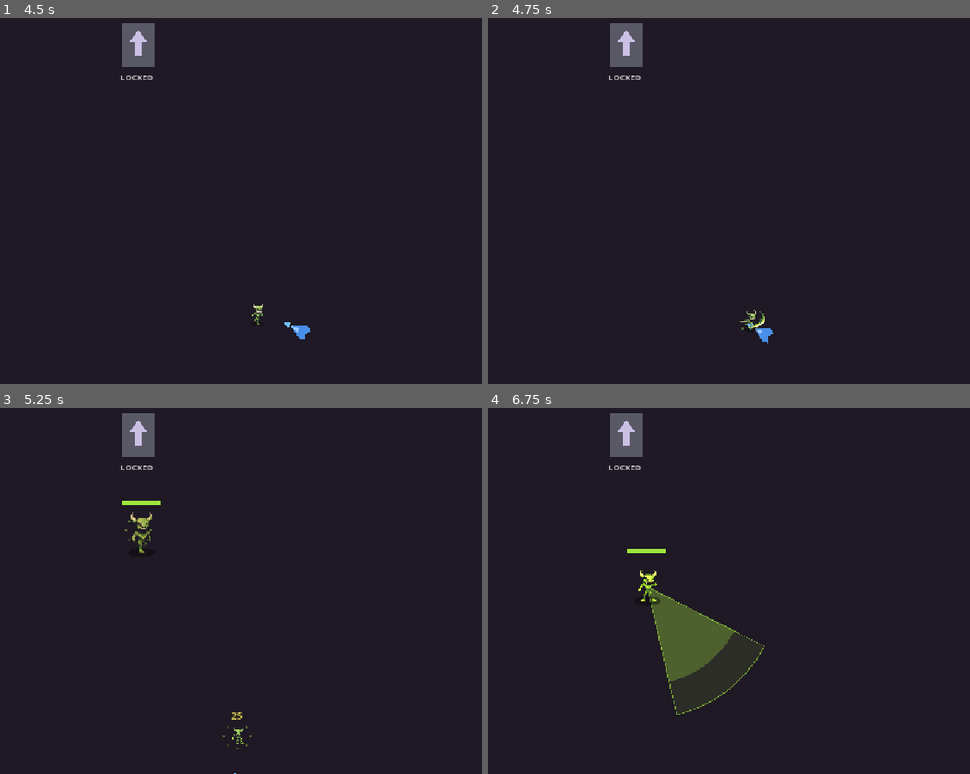
Above: before the commit, frames 1-4 (two rows, left to right).
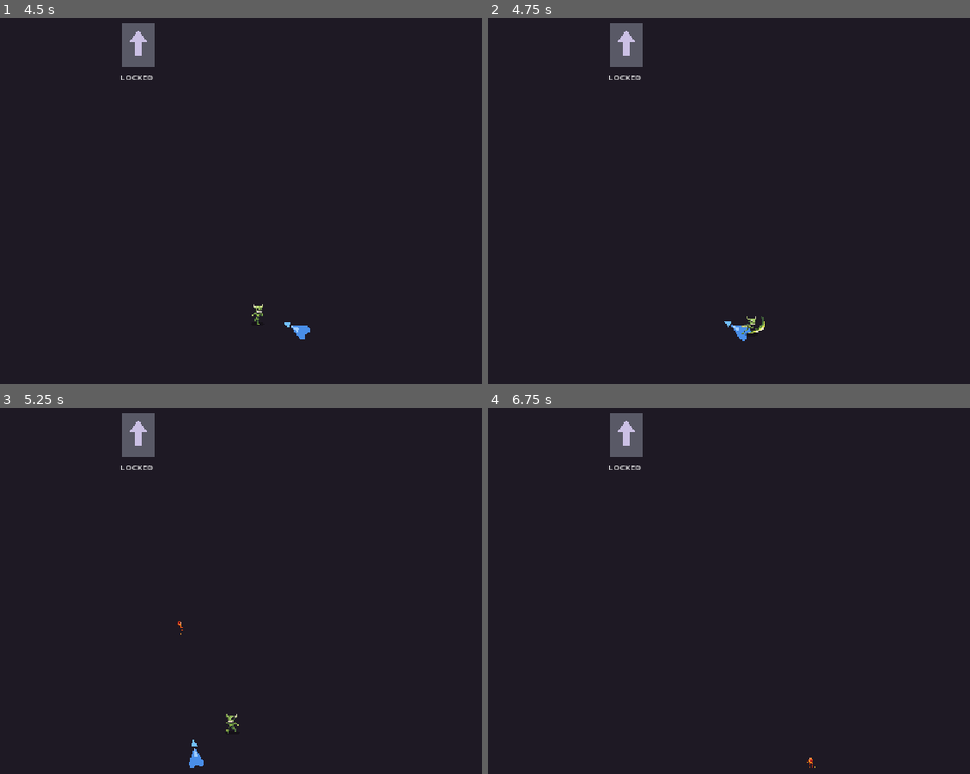
Above: after the commit, the same moments.

Repository: BestestGameStudio/gangU
Game: Godot game, scene res://scenes/test177_warlord.tscn
Same seed, same stepped clock (60 frames per second), same inputs: the game is played once before the commit and once after it. This scene is started directly instead of the project's main scene.
Inputs (mouse positions are in pixels of both pictures, inside the frame that each line leads up to):
- Up to frame 1 (4.5 s): tap Enter at 0.5 s; move the mouse to (289, 171) at 0.52 s; hold D (move_right) 0.53-1.28 s; hold Space (cast) 0.53-1.28 s; move the mouse to (0, 208) at 1.27 s; hold S (move_down) 1.28-2.03 s; tap Space (cast) at 1.35, 3.05, 3.5 s; move the mouse to (207, 105) at 2.02 s; hold D (move_right) 2.03-2.78 s; hold Space (cast) 2.03-2.78 s; tap Shift (dash) at 2.1 s; move the mouse to (106, 266) at 2.77 s; hold W (move_up) 2.78-3.53 s; tap 2 (spell_slot_2) at 2.85 s; move the mouse to (342, 248) at 3.52 s; hold Space (cast) 3.53-4.28 s; hold A (move_left) from 3.53 s (still down); tap E at 3.6 s; move the mouse to (outside the picture) at 4.27 s; tap Tab at 4.35 s
- Up to frame 2 (4.75 s): keep holding A (move_left); tap Space (cast) at 4.55 s
- Up to frame 3 (5.25 s): move the mouse to (173, 580) at 5.02 s; release A (move_left) at 5.03 s; hold S (move_down) from 5.03 s (still down); hold Space (cast) from 5.03 s (still down); tap 1 at 5.1 s
- Up to frame 4 (6.75 s): move the mouse to (521, 484) at 5.77 s; release S (move_down) at 5.78 s; release Space (cast) at 5.78 s; hold D (move_right) 5.78-6.53 s; tap Enter at 5.85 s; tap Space (cast) at 6.05 s; move the mouse to (777, 561) at 6.52 s; hold W (move_up) from 6.53 s (still down); hold Space (cast) from 6.53 s (still down)

Frame 1 is identical in both runs. In frame 2, 0.3% of the frame differs, in the area x 49-60%, y 79-89%; in frame 3, 0.6%; in frame 4, 2.7%, in the area x 28-68%, y 38-99%.

Commit message:
feat(physics): players and enemies no longer physically collide (#290)
Pairwise collision exceptions (both directions) between every Player and
every Enemy, registered order-independently from each side's _ready.
Areas, projectiles, contact damage and all other body collisions are
unchanged. Adds test290_actor_collision harness and a render driver.

Co-authored-by: Colin Lin <351329964+instinct-dc@users.noreply.github.com>
Co-Authored-By: Claude Opus 5.5 <noreply@anthropic.com>

Diff:
--- /dev/null
+++ b/scripts/actor_collision.gd
@@ -0,0 +1,35 @@
+class_name ActorCollision
+## #290: players and enemies never physically block or push each other.
+##
+## Every body in the project shares the default physics layer 1, and Areas
+## (gates, pickups, portals) plus projectile sweeps rely on that mask, so the
+## player/enemy pair is separated with per-pair collision exceptions instead
+## of re-layering. Only the movement solver is affected: Area overlaps,
+## projectile hits and distance-based contact damage are untouched, and both
+## actors still collide with everything else (containers, summons, each other
+## within their own side).
+##
+## Order-independent: whichever side enters the tree second pairs itself with
+## every member of the other side's group. Exceptions are added in BOTH
+## directions so neither body's move_and_slide sees the other.
+
+const PLAYER_GROUP := &"players"
+const ENEMY_GROUP := &"enemies"
+
+static func ignore_pair(a: PhysicsBody2D, b: PhysicsBody2D) -> void:
+	if a == null or b == null or a == b:
+		return
+	if not is_instance_valid(a) or not is_instance_valid(b):
+		return
+	if not a.is_inside_tree() or not b.is_inside_tree():
+		return
+	a.add_collision_exception_with(b)
+	b.add_collision_exception_with(a)
+
+## Pair `body` with every node of `group` that is a PhysicsBody2D.
+static func ignore_group(body: PhysicsBody2D, group: StringName) -> void:
+	if body == null or not is_instance_valid(body) or not body.is_inside_tree():
+		return
+	for n in body.get_tree().get_nodes_in_group(group):
+		if n is PhysicsBody2D:
+			ignore_pair(body, n)
--- a/scripts/enemy.gd
+++ b/scripts/enemy.gd
@@ -75,6 +75,15 @@
 		_player = get_tree().get_first_node_in_group("player")
 	if _player == null:
 		push_warning("Enemy: no player target (no player_path and no 'player' group member); standing idle.")
+	# #290: never physically block or push players (deferred so a Player added
+	# in the same frame has registered its group first).
+	_ignore_player_bodies.call_deferred()
+
+## #290: collision exceptions with every Player (plus the resolved target).
+func _ignore_player_bodies() -> void:
+	ActorCollision.ignore_group(self, ActorCollision.PLAYER_GROUP)
+	if _player != null and is_instance_valid(_player):
+		ActorCollision.ignore_pair(self, _player)
 
 ## #109: hit feedback - brief over-bright flash so a registered hit is
 ## visible even when the enemy survives (25 dmg vs 30 hp). Additive only.
--- a/scripts/player.gd
+++ b/scripts/player.gd
@@ -55,6 +55,11 @@
 func _ready() -> void:
 	hp = max_hp
 	damage_rng.randomize()
+	# #290: players never physically block or push enemies. The "players"
+	# group is collision-only (targeting still uses explicit wiring / the
+	# legacy "player" group); deferred so same-frame enemies are registered.
+	add_to_group(ActorCollision.PLAYER_GROUP)
+	ActorCollision.ignore_group.call_deferred(self, ActorCollision.ENEMY_GROUP)
 	if sprite != null:
 		# Legacy dart hull + its nose accent both retire when the wizard art
 		# carries the player visual; the AimIndicator is aim, not hull, and
--- /dev/null
+++ b/scripts/test290_actor_collision.gd
@@ -0,0 +1,170 @@
+extends SceneTree
+## #290 harness: players and enemies never physically collide.
+## Real engine physics (move_and_slide on physics frames, real Area2D
+## projectile hits); no collision layers zeroed. Proves:
+## - an enemy chasing a player overlaps it instead of stopping at the hull,
+## - a moving player passes straight through an idle enemy (no block/push),
+## - both spawn orders (player first / enemy first) get the exceptions,
+## - production wiring (player in NO "player" group, player_path target) works,
+## - controls: player still blocked by a StaticBody2D, enemies still collide
+##   with each other, contact damage and projectile hits unchanged.
+
+var failures := 0
+
+func _check(cond: bool, name: String) -> void:
+	if not cond:
+		failures += 1
+	print("[290] ", name, " -> ", "PASS" if cond else "FAIL")
+
+func _frames(n: int) -> void:
+	for i in range(n):
+		await physics_frame
+
+func _player(stage: Node2D, pos: Vector2, in_group := true) -> Player:
+	var p: Player = preload("res://scenes/player.tscn").instantiate()
+	if in_group:
+		p.add_to_group("player")
+	p.position = pos
+	stage.add_child(p)
+	return p
+
+func _enemy(stage: Node2D, pos: Vector2, target_path := NodePath("")) -> Enemy:
+	var e: Enemy = preload("res://scenes/enemy.tscn").instantiate()
+	e.player_path = target_path
+	e.position = pos
+	e.contact_damage = 0 ## movement legs: keep the player alive and still
+	stage.add_child(e)
+	return e
+
+## Push `body` along `vel` for `n` physics frames with real move_and_slide.
+## Returns the number of slide collisions seen against `other`.
+func _drive(body: CharacterBody2D, vel: Vector2, n: int, other: Node) -> int:
+	var hits := 0
+	for i in range(n):
+		await physics_frame
+		body.velocity = vel
+		body.move_and_slide()
+		for c in range(body.get_slide_collision_count()):
+			if body.get_slide_collision(c).get_collider() == other:
+				hits += 1
+	return hits
+
+func _initialize() -> void:
+	var stage := Node2D.new()
+	stage.name = "Stage"
+	root.add_child(stage)
+	await process_frame
+
+	# --- (a) enemy chases a stationary player and overlaps it ---
+	var p1 := _player(stage, Vector2(200, 200))
+	var e1 := _enemy(stage, Vector2(300, 200))
+	await _frames(2)
+	_check(p1.get_collision_exceptions().has(e1) and e1.get_collision_exceptions().has(p1),
+		"player-first spawn: exceptions added in both directions")
+	await _frames(90) ## 110 px/s * 1.5 s > 100 px gap
+	var d1 := e1.global_position.distance_to(p1.global_position)
+	_check(d1 <= 10.0, "chasing enemy reaches the player's centre instead of stopping at the 29px hull (d=%.1f)" % d1)
+	_check(p1.global_position.distance_to(Vector2(200, 200)) < 0.5, "enemy did not push the player")
+	e1.queue_free()
+	p1.queue_free()
+	await _frames(2)
+
+	# --- (b) moving player passes straight through an idle enemy ---
+	var e2 := _enemy(stage, Vector2(600, 200))
+	await _frames(1)
+	var p2 := _player(stage, Vector2(500, 200))
+	await _frames(2)
+	_check(p2.get_collision_exceptions().has(e2) and e2.get_collision_exceptions().has(p2),
+		"enemy-first spawn: exceptions added in both directions")
+	e2.set_physics_process(false)
+	p2.set_physics_process(false)
+	var hits2 := await _drive(p2, Vector2(320, 0), 60, e2) ## 320 px over 1 s
+	_check(hits2 == 0, "no slide collisions against the enemy while walking through it")
+	_check(p2.global_position.x > 750.0, "player ended past the enemy (x=%.1f)" % p2.global_position.x)
+	_check(e2.global_position.distance_to(Vector2(600, 200)) < 0.5, "player did not push the enemy")
+	e2.queue_free()
+	p2.queue_free()
+	await _frames(2)
+
+	# --- (c) production wiring: player in NO group, enemy targets via player_path ---
+	var p3 := _player(stage, Vector2(200, 600), false)
+	await _frames(1)
+	var e3 := _enemy(stage, Vector2(300, 600), NodePath(p3.get_path()))
+	await _frames(2)
+	_check(not p3.is_in_group("player"), "fixture player is outside the legacy 'player' group")
+	_check(e3.get_collision_exceptions().has(p3), "exception added via the player_path target")
+	await _frames(90)
+	_check(e3.global_position.distance_to(p3.global_position) <= 10.0, "production-wired enemy also overlaps the player")
+	e3.queue_free()
+	p3.queue_free()
+	await _frames(2)
+
+	# --- (d) control: player is still blocked by a static wall ---
+	var wall := StaticBody2D.new()
+	var wshape := CollisionShape2D.new()
+	var rect := RectangleShape2D.new()
+	rect.size = Vector2(20, 200)
+	wshape.shape = rect
+	wall.add_child(wshape)
+	wall.position = Vector2(1100, 1000)
+	stage.add_child(wall)
+	var p4 := _player(stage, Vector2(1000, 1000))
+	p4.set_physics_process(false)
+	await _frames(2)
+	var hits4 := await _drive(p4, Vector2(320, 0), 40, wall)
+	_check(hits4 > 0 and p4.global_position.x < 1100.0, "player still blocked by a StaticBody2D (x=%.1f)" % p4.global_position.x)
+	p4.queue_free()
+	wall.queue_free()
+	await _frames(2)
+
+	# --- (e) control: enemies still collide with each other ---
+	var p5 := _player(stage, Vector2(3000, 3000))
+	var ea := _enemy(stage, Vector2(1500, 1500))
+	var eb := _enemy(stage, Vector2(1600, 1500))
+	await _frames(2)
+	ea.set_physics_process(false)
+	eb.set_physics_process(false)
+	_check(not ea.get_collision_exceptions().has(eb), "no exception between two enemies")
+	var hits5 := await _drive(ea, Vector2(200, 0), 40, eb)
+	_check(hits5 > 0 and ea.global_position.x < 1600.0 - 20.0, "enemy still blocked by another enemy (x=%.1f)" % ea.global_position.x)
+	ea.queue_free()
+	eb.queue_free()
+	p5.queue_free()
+	await _frames(2)
+
+	# --- (f) unchanged: contact damage still lands while overlapping ---
+	var p6 := _player(stage, Vector2(200, 1400))
+	var e6: Enemy = preload("res://scenes/enemy.tscn").instantiate()
+	e6.position = Vector2(260, 1400)
+	stage.add_child(e6)
+	await _frames(30)
+	_check(p6.hp < p6.max_hp, "contact damage still applies (hp=%d)" % p6.hp)
+	e6.queue_free()
+	p6.queue_free()
+	await _frames(2)
+
+	# --- (g) unchanged: a player projectile still hits an enemy ---
+	var p7 := _player(stage, Vector2(2000, 2400))
+	var e7 := _enemy(stage, Vector2(2000, 2000))
+	e7.set_physics_process(false)
+	await _frames(2)
+	var s := Spell.new()
+	s.spell_name = "Fixture Bolt"
+	s.damage = 7.0
+	s.radius = 4.0
+	s.range = 600.0
+	s.projectile_speed = 500.0
+	var pr: Projectile = preload("res://scenes/projectile.tscn").instantiate()
+	pr.setup(s, Vector2.DOWN, p7)
+	stage.add_child(pr)
+	pr.global_position = Vector2(2000, 1940)
+	await _frames(20)
+	_check(e7.hp < e7.max_hp, "projectile hit on enemy unchanged (hp=%d)" % e7.hp)
+
+	await process_frame
+	await process_frame
+	if failures == 0:
+		print("[290] RESULT: ALL PASS")
+	else:
+		print("[290] FAILURES: ", failures)
+	quit(failures)
--- /dev/null
+++ b/scripts/test290_visual.gd
@@ -0,0 +1,53 @@
+extends SceneTree
+## #290 visual driver (render with --write-movie, not a pass/fail harness).
+## Two side-by-side setups, three enemies chasing a stationary player:
+## LEFT  = collision exceptions removed (pre-#290 behaviour: enemies stop
+##         against the player's hull),
+## RIGHT = current behaviour (enemies walk into / overlap the player).
+## Contact damage is zeroed so nothing dies mid-clip.
+
+func _pair(stage: Node2D, centre: Vector2, keep_exceptions: bool) -> void:
+	var p: Player = preload("res://scenes/player.tscn").instantiate()
+	p.position = centre
+	stage.add_child(p)
+	p.set_physics_process(false)
+	var enemies: Array[Enemy] = []
+	for off in [Vector2(-110, -50), Vector2(110, -30), Vector2(0, 120)]:
+		var e: Enemy = preload("res://scenes/enemy.tscn").instantiate()
+		e.player_path = NodePath(p.get_path())
+		e.position = centre + off
+		e.contact_damage = 0
+		stage.add_child(e)
+		enemies.append(e)
+	await physics_frame
+	await physics_frame
+	if not keep_exceptions:
+		for e in enemies:
+			e.remove_collision_exception_with(p)
+			p.remove_collision_exception_with(e)
+
+func _initialize() -> void:
+	var stage := Node2D.new()
+	root.add_child(stage)
+	await process_frame ## node paths only resolve once root is live
+	var bg := ColorRect.new()
+	bg.color = Color(0.12, 0.13, 0.16)
+	bg.position = Vector2(-1000, -1000)
+	bg.size = Vector2(4000, 4000)
+	stage.add_child(bg)
+	var ui := CanvasLayer.new()
+	stage.add_child(ui)
+	for spec in [["BEFORE: enemies stop at the player hull", Vector2(20, 20)],
+			["AFTER (#290): enemies overlap the player", Vector2(600, 20)]]:
+		var l := Label.new()
+		l.text = spec[0]
+		l.position = spec[1]
+		l.add_theme_font_size_override("font_size", 24)
+		ui.add_child(l)
+	_pair(stage, Vector2(760, 560), false)
+	_pair(stage, Vector2(1160, 560), true)
+	var cam := Camera2D.new()
+	cam.position = Vector2(960, 560)
+	cam.zoom = Vector2(1.4, 1.4)
+	stage.add_child(cam)
+	cam.make_current()
Not shown, added: scripts/actor_collision.gd.uid
Not shown, added: scripts/test290_actor_collision.gd.uid
Not shown, added: scripts/test290_visual.gd.uid
